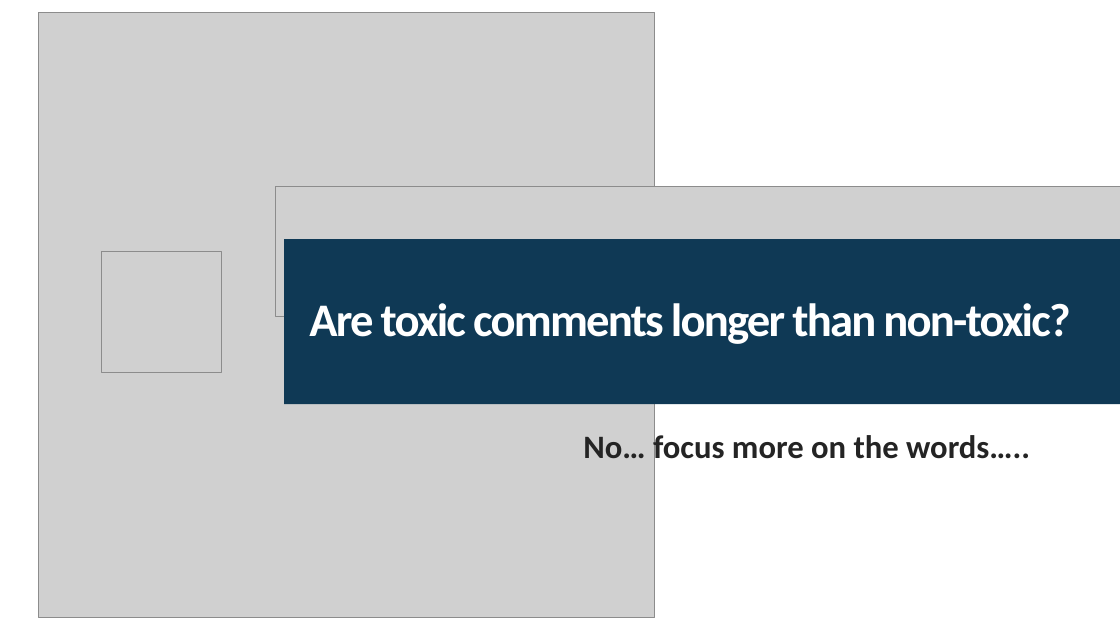
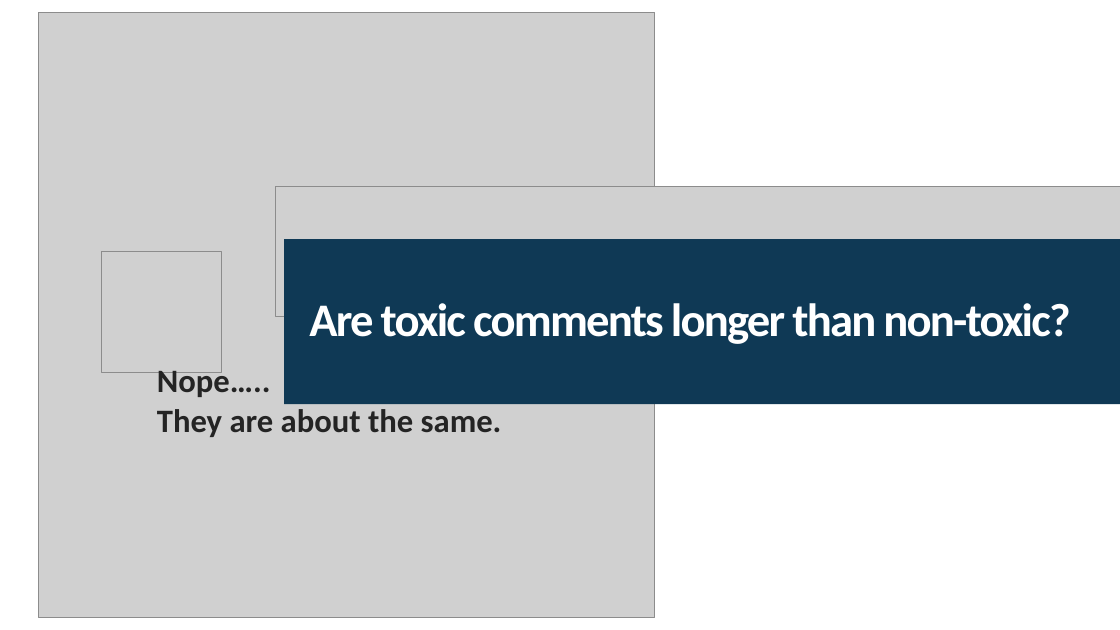
Before and after one commit to andiosika/NLP-to-identify-toxic-or-abusive-language-for-online-conversation-using-Keras-Deep-Learning-Models, a slide deck: slide 5 of NonToxic_Communication.pptx. Drawn at 1120x630 pixels with LibreOffice and Linux fonts; fonts in the diff are those of the drawing; grey boxes stand for pictures. Boxes give left, top, right and bottom in pixels: in the first picture for what was removed or moved away, otherwise in the second. Text is boxed around its words. In the diff, an @@ line names an element or a change of style, - is before the commit and + after.

```diff
--- a/NonToxic_Communication.pptx
+++ b/NonToxic_Communication.pptx
@@ text at [157,366,502,437]: text changed @@
-No… focus more on the words…..
+Nope…..
+They are about the same.
```
Also in this commit, not shown: 8 other slides changed, 8 other files.
